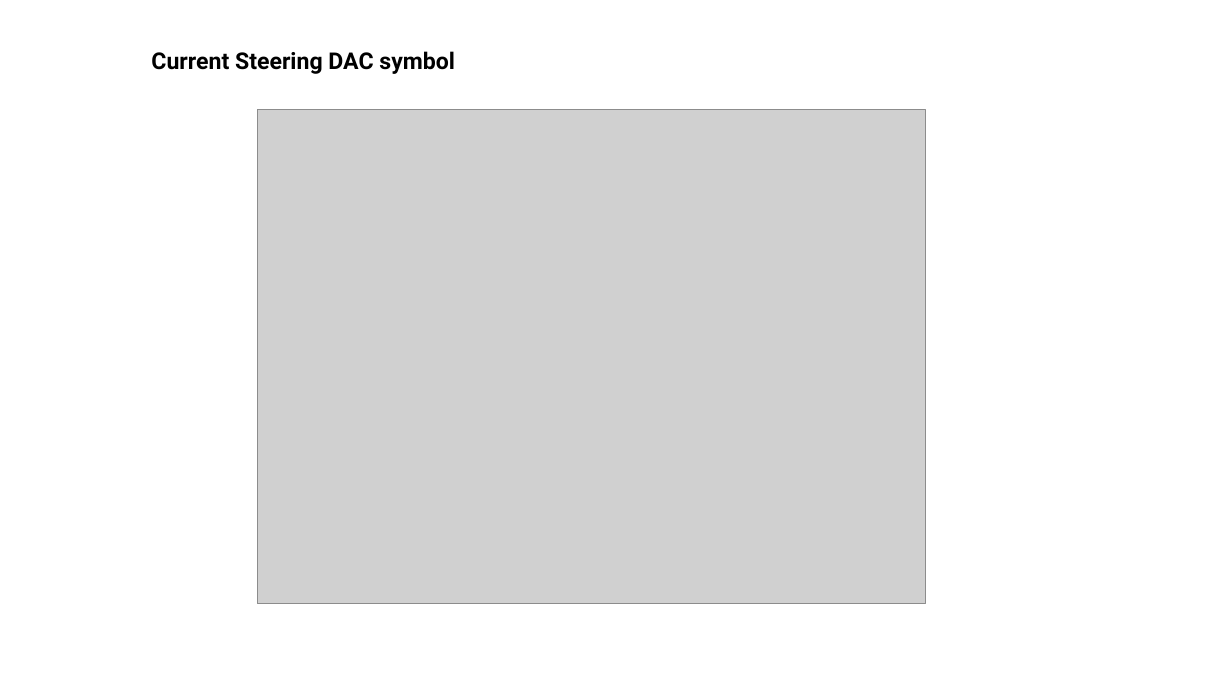
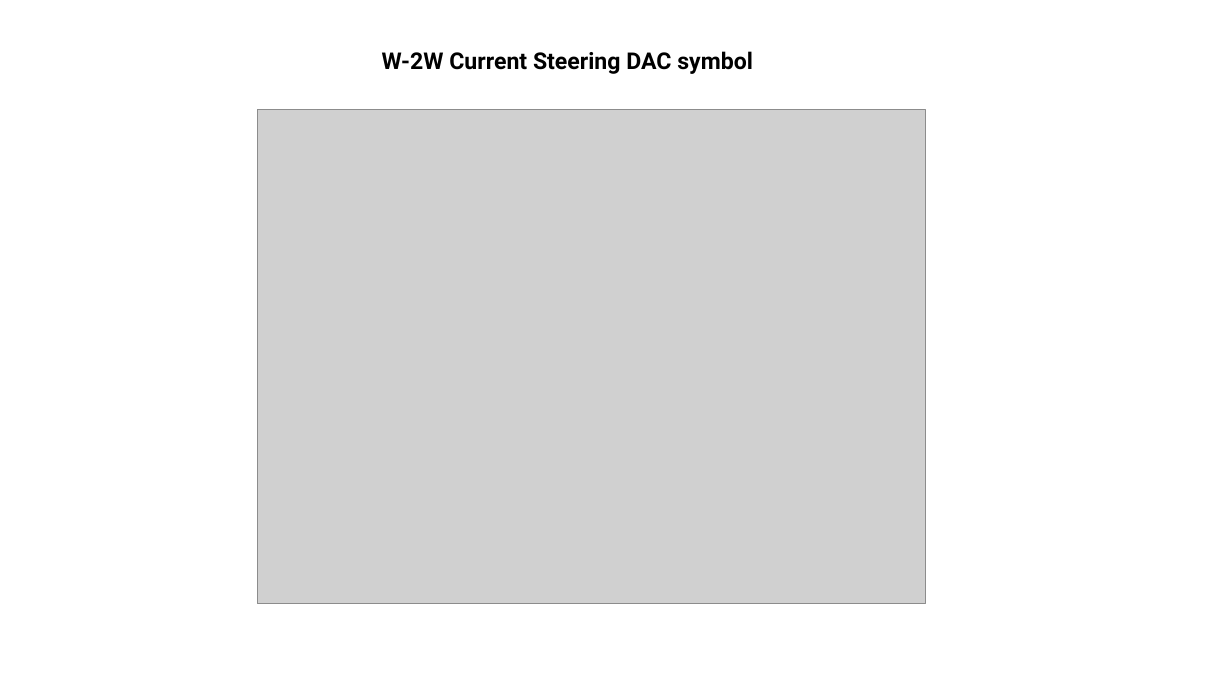
Before and after one commit to Fundacion-Fulgor/UNIC-CASS-Aug25, a slide deck: slide 2 of Diapositivas/DesignExampleRun_CurrentSteeringDAC.pptx. Drawn at 1232x693 pixels with LibreOffice and Linux fonts; fonts in the diff are those of the drawing; grey boxes stand for pictures. Boxes give left, top, right and bottom in pixels: in the first picture for what was removed or moved away, otherwise in the second. Text is boxed around its words. In the diff, an @@ line names an element or a change of style, - is before the commit and + after.

Commit message:
Modifica nombre de Current Steering a W-2W

```diff
--- a/Diapositivas/DesignExampleRun_CurrentSteeringDAC.pptx
+++ b/Diapositivas/DesignExampleRun_CurrentSteeringDAC.pptx
@@ text at box(382, 51, 753, 74): text changed @@
-Current Steering DAC symbol
+W-2W Current Steering DAC symbol
```
Also in this commit, not shown: 2 other slides changed, 1 other file.
